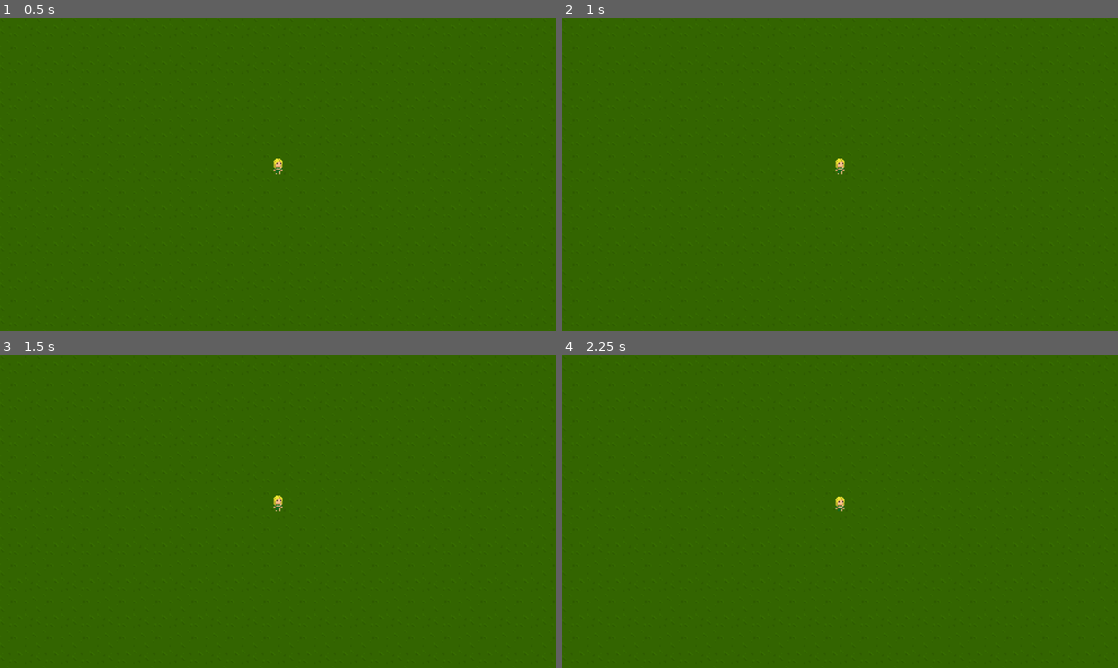
Above: before the commit, frames 1-4 (two rows, left to right).
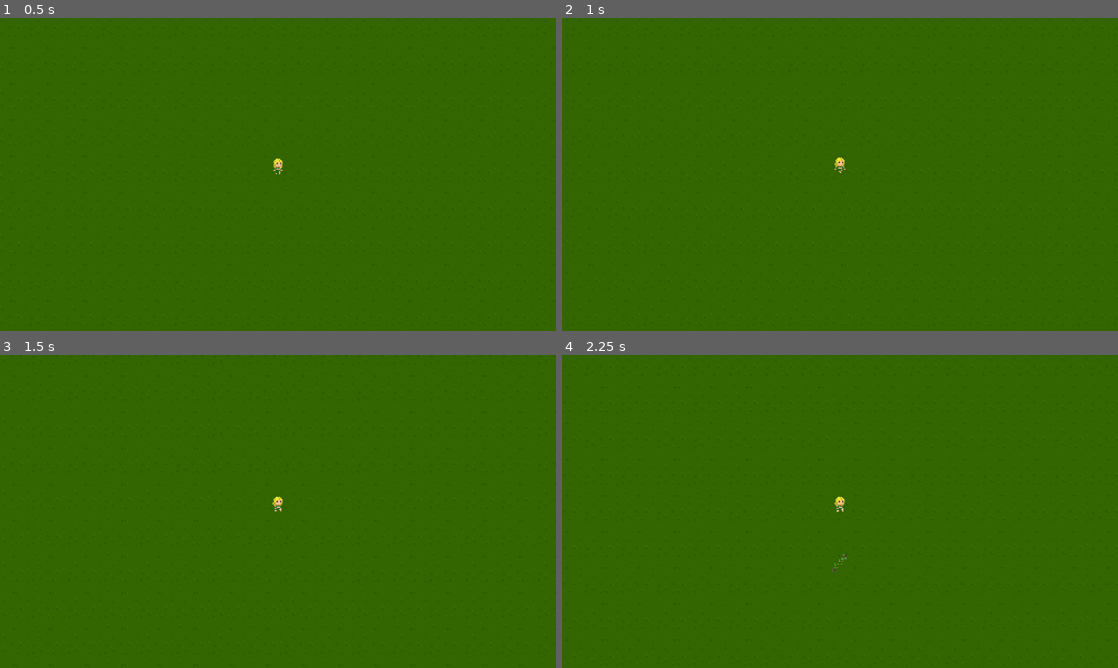
Above: after the commit, the same moments.

Repository: VlastaSeNemyje/VampiresClone
Game: Godot game, scene res://Scenes/world.tscn
Two runs of this game, one before a commit and one after it. Both use one fixed random seed, a clock stepped at 60 frames per second and the inputs below.
Inputs:
- Up to frame 1 (0.5 s): no input
- Up to frame 2 (1 s): tap Enter at 0.5 s; hold D (right) from 0.53 s (still down)
- Up to frame 3 (1.5 s): tap Space at 1.25 s; release D (right) at 1.28 s; hold S (down) from 1.28 s (still down)
- Up to frame 4 (2.25 s): tap Enter at 2 s; release S (down) at 2.03 s; hold D (right) from 2.03 s (still down)

Frame 1 is identical in both runs. In frame 2, less than 0.1% of the frame differs, in the area x 49-51%, y 44-50%; in frame 3, less than 0.1%; in frame 4, less than 0.1%.
Error before the commit: Parse Error: Function "get_random_target()" not found in base self. (res://Scripts/player.gd:68)

Commit message:
edit arrow attack

Diff:
--- a/vampires-clone/Scenes/Attacks/arrow_attack.gd
+++ b/vampires-clone/Scenes/Attacks/arrow_attack.gd
@@ -28,7 +28,7 @@
 
 func enemy_hit(charge = 1):
 	hp -= charge
-	if hp < 0:
+	if hp <= 0:
 		queue_free()
 
 func _on_timer_timeout():
--- a/vampires-clone/Scenes/Attacks/arrow_attack.tscn
+++ b/vampires-clone/Scenes/Attacks/arrow_attack.tscn
@@ -7,6 +7,7 @@
 size = Vector2(3, 20)
 
 [node name="Arrow" type="Area2D" unique_id=1330156193 groups=["attack"]]
+top_level = true
 collision_layer = 4
 collision_mask = 0
 script = ExtResource("1_ijrjh")
--- a/vampires-clone/Scenes/enemy.tscn
+++ b/vampires-clone/Scenes/enemy.tscn
@@ -57,8 +57,11 @@
 size = Vector2(5, 18)
 
 [node name="Enemy" type="CharacterBody2D" unique_id=1581481056]
+collision_layer = 5
+collision_mask = 5
 script = ExtResource("1_1f0kj")
 movement_speed = 15
+hp = 5
 
 [node name="AnimatedSprite2D" type="AnimatedSprite2D" parent="." unique_id=1289113278]
 sprite_frames = SubResource("SpriteFrames_afpow")
--- a/vampires-clone/Scenes/player.tscn
+++ b/vampires-clone/Scenes/player.tscn
@@ -94,6 +94,9 @@
 [sub_resource type="RectangleShape2D" id="RectangleShape2D_vgqql"]
 size = Vector2(4.677864, 9.750471)
 
+[sub_resource type="CircleShape2D" id="CircleShape2D_6t5aa"]
+radius = 283.0159
+
 [node name="Player" type="CharacterBody2D" unique_id=1972239113 groups=["player"]]
 motion_mode = 1
 script = ExtResource("1_cvnsp")
@@ -136,8 +139,18 @@
 unique_name_in_owner = true
 wait_time = 0.075
 
+[node name="EnemyDetectionArea" type="Area2D" parent="." unique_id=307411742]
+collision_layer = 4
+collision_mask = 4
+monitorable = false
+
+[node name="CollisionShape2D" type="CollisionShape2D" parent="EnemyDetectionArea" unique_id=238774298]
+shape = SubResource("CircleShape2D_6t5aa")
+
 [connection signal="hurt" from="HurtBox" to="." method="_on_hurt_box_hurt"]
 [connection signal="timeout" from="Attack/ArrowTimer" to="." method="_on_arrow_timer_timeout"]
 [connection signal="timeout" from="Attack/ArrowTimer/ArrowAttackTimer" to="." method="_on_arrow_attack_timer_timeout"]
+[connection signal="body_entered" from="EnemyDetectionArea" to="." method="_on_enemy_detection_area_body_entered"]
+[connection signal="body_exited" from="EnemyDetectionArea" to="." method="_on_enemy_detection_area_body_exited"]
 
 [editable path="HurtBox"]
--- a/vampires-clone/Scripts/player.gd
+++ b/vampires-clone/Scripts/player.gd
@@ -66,3 +66,26 @@
 		var arrow_attack = Arrow.instantiate()
 		arrow_attack.position = position
 		arrow_attack.target = get_random_target()
+		arrow_attack.level = arrow_level
+		add_child(arrow_attack)
+		arrow_ammo -= 1
+		if arrow_ammo > 0:
+			ArrowAttackTimer.start()
+		else:
+			ArrowAttackTimer.stop()
+
+func get_random_target():
+	if enemy_close.size() > 0:
+		return enemy_close.pick_random().global_position
+	else:
+		return Vector2.UP
+
+
+func _on_enemy_detection_area_body_entered(body):
+	if not enemy_close.has(body):
+		enemy_close.append(body)
+
+
+func _on_enemy_detection_area_body_exited(body):
+	if enemy_close.has(body):
+		enemy_close.erase(body)
--- a/vampires-clone/Utility/hurt_box.gd
+++ b/vampires-clone/Utility/hurt_box.gd
@@ -23,7 +23,8 @@
 						area.tempdisable()
 			var damage = area.damage
 			emit_signal("hurt",damage)
-
+			if area.has_method("enemy_hit"):
+				area.enemy_hit(1)
 
 func _on_disable_timer_timeout() -> void:
 	collision.call_deferred("set","disable",false)
